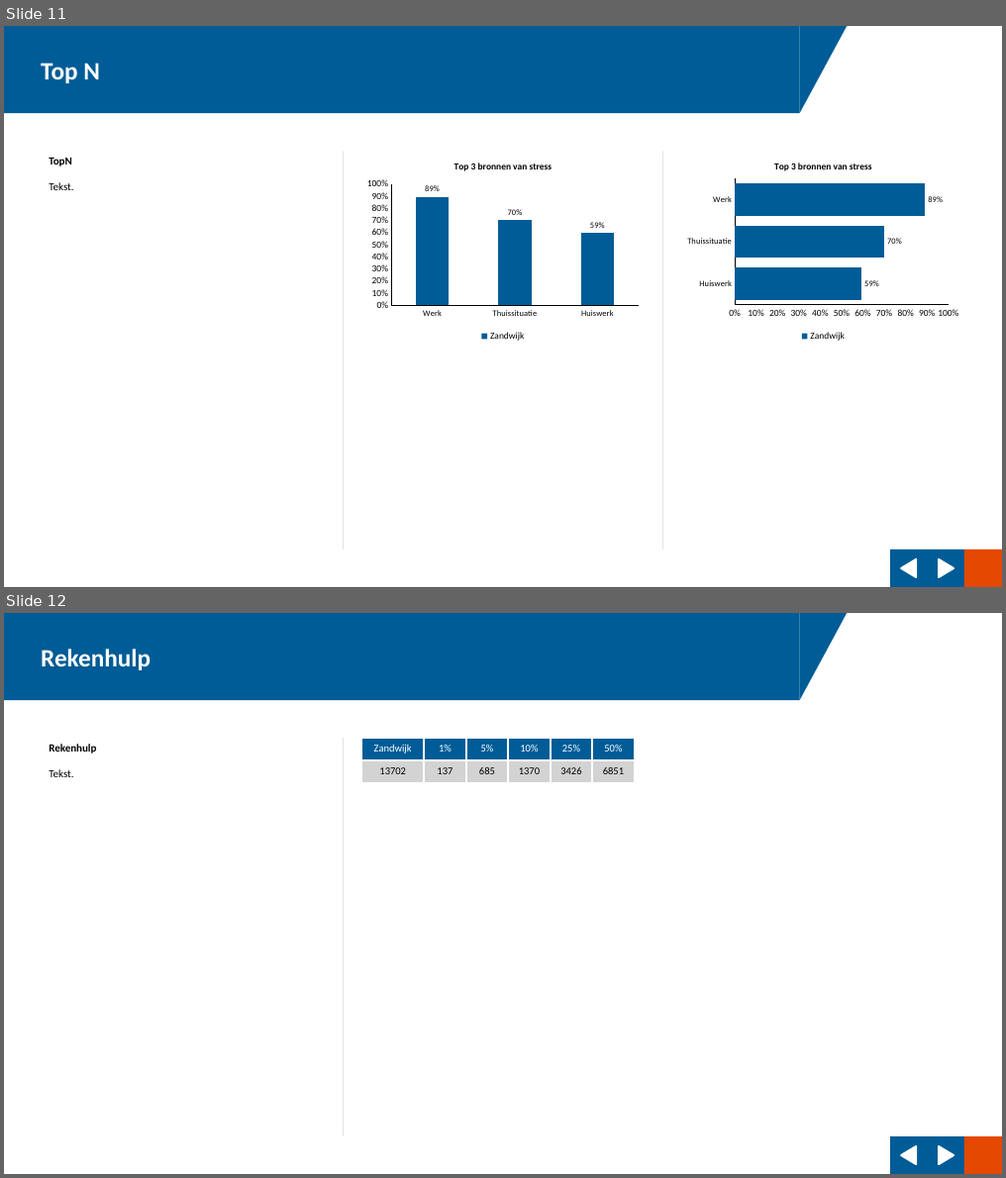
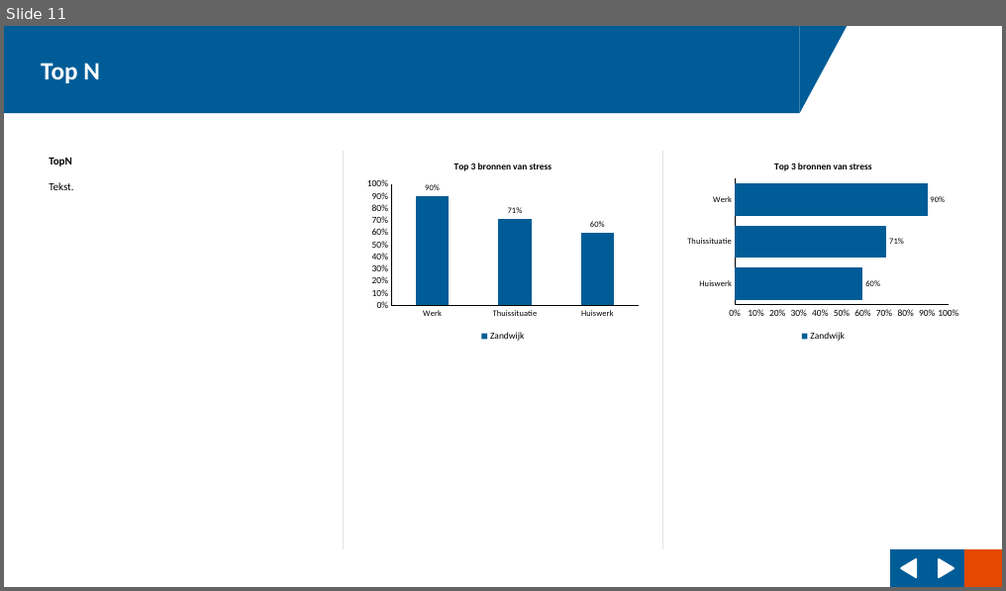
Before and after one commit to ggdatascience/reports_excel_to_powerpoint, a slide deck: example/Rapportage Zandwijk.pptx. Shown one above the other, each under a label of ours: slides 11 and 12 before the commit, slide 11 after it. The pictures are 1006x1178 and 1006x591 pixels, drawn with LibreOffice and Linux fonts; fonts in the diff are those of the drawing; background and template pictures are left out. Boxes give left, top, right and bottom in pixels: in the first picture for what was removed or moved away, otherwise in the second. Text is boxed around its words. In the diff, an @@ line names an element or a change of style, - is before the commit and + after.

```diff
--- a/example/Rapportage Zandwijk.pptx
+++ b/example/Rapportage Zandwijk.pptx
@@ slide 12 removed at [4, 613, 1002, 1174], background #FFFFFF; not listed: 7 template elements that a slide beside it also shows @@
@@ rectangle removed at [4, 613, 800, 700] @@
-Rekenhulp
@@ text removed at [49, 744, 96, 777] @@
-Rekenhulp
-Tekst.
@@ table removed at [361, 738, 634, 932], 2 rows, 6 columns @@
-Zandwijk | 1% | 5% | 10% | 25% | 50%
-13702 | 137 | 685 | 1370 | 3426 | 6851
@@ slide 11 changed as well @@
@@ column chart at [361, 151, 645, 345] @@
@@ Zandwijk, Werk: 0.89 to 0.9 @@
@@ Zandwijk, Thuissituatie: 0.7 to 0.71 @@
@@ Zandwijk, Huiswerk: 0.59 to 0.6 @@
@@ bar chart at [682, 151, 965, 345] @@
@@ Zandwijk, Huiswerk: 0.59 to 0.6 @@
@@ Zandwijk, Thuissituatie: 0.7 to 0.71 @@
@@ Zandwijk, Werk: 0.89 to 0.9 @@
```
Also in this commit, not shown: 9 other slides changed, 1 slide added, 11 other files.
